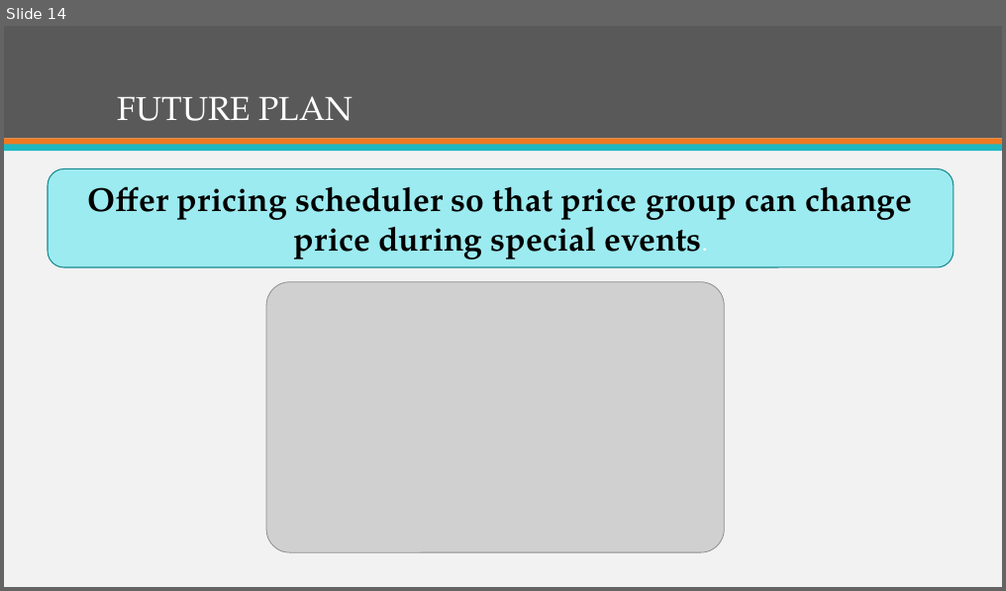
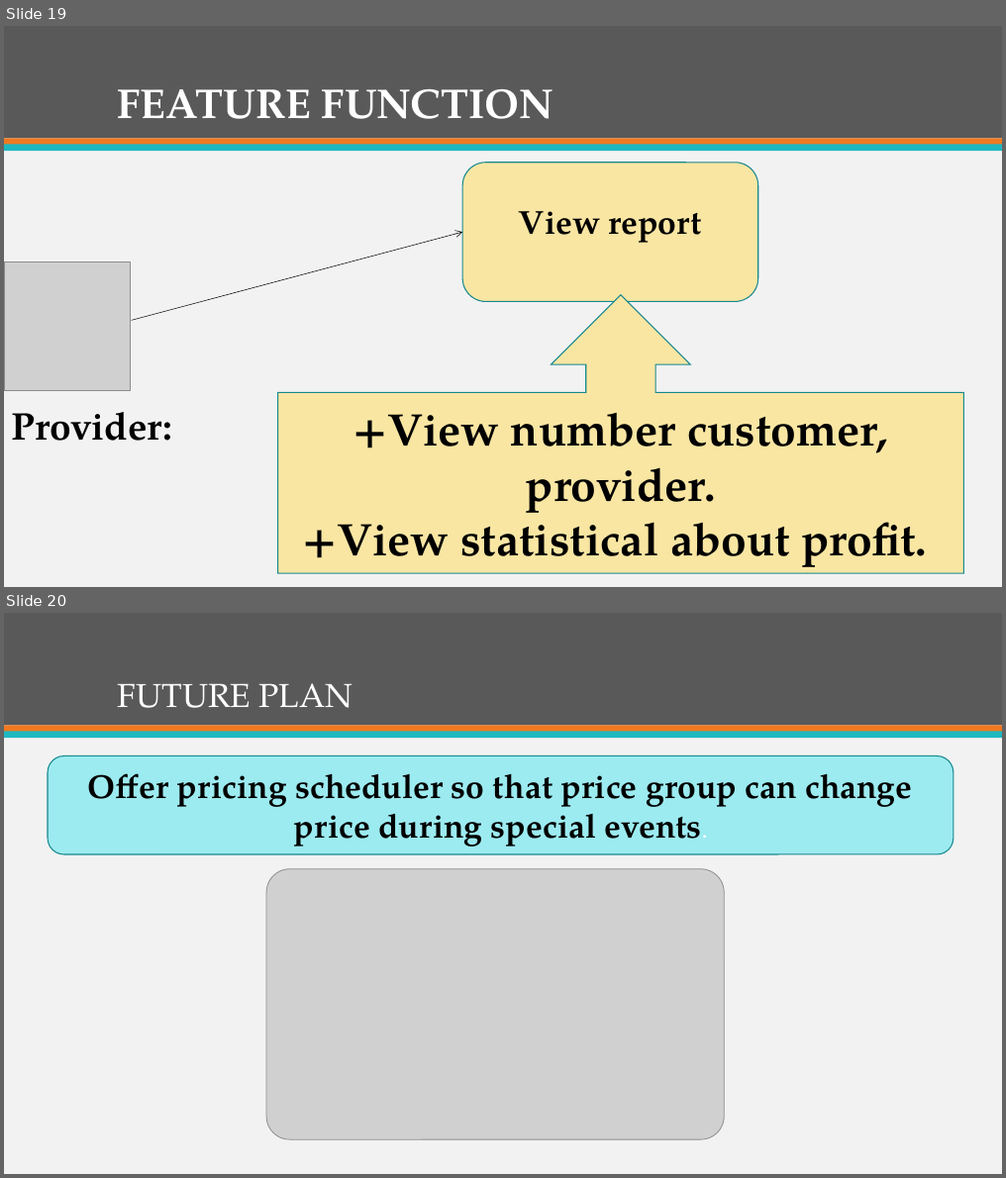
Before and after one commit to firzgard/CarRentalPortal, a slide deck: slide/CAR RENTAL PORTAL-tam.pptx. Shown one above the other, each under a label of ours: slide 14 before the commit, slides 19 and 20 after it. The pictures are 1006x591 and 1006x1178 pixels, drawn with LibreOffice and Linux fonts; fonts in the diff are those of the drawing; grey boxes stand for pictures. Boxes give left, top, right and bottom in pixels: in the first picture for what was removed or moved away, otherwise in the second. Text is boxed around its words. In the diff, an @@ line names an element or a change of style, - is before the commit and + after.

```diff
--- a/slide/CAR RENTAL PORTAL-tam.pptx
+++ b/slide/CAR RENTAL PORTAL-tam.pptx
@@ slide 19 added at (4,26,1002,587), background #F2F2F2; not listed: 3 template elements that a slide beside it also shows @@
@@ title added at (118,89,554,119), 40 pt, text #FFFFFF, bold @@
+FEATURE FUNCTION
@@ rounded rectangle added at (463,163,758,301), fill #F9E6A3, outline #16888F 1 pt, 32 pt, text #000000, bold @@
+View report
@@ arrow added from (132, 320) to (463, 232), #000000 0.5 pt @@
@@ picture added at (4,262,130,391) @@
@@ up arrow callout added at (278,294,963,573), fill #F9E6A3, outline #16888F 1 pt, 44 pt, text #000000, bold @@
++View number customer, provider.
++View statistical about profit.
@@ text added at (12,412,173,441), 37 pt, text #000000, bold @@
+Provider:
@@ what was slide 14 is now slide 20 @@
```
Also in this commit, not shown: 8 slides changed, 6 other slides added, 1 slide removed.
